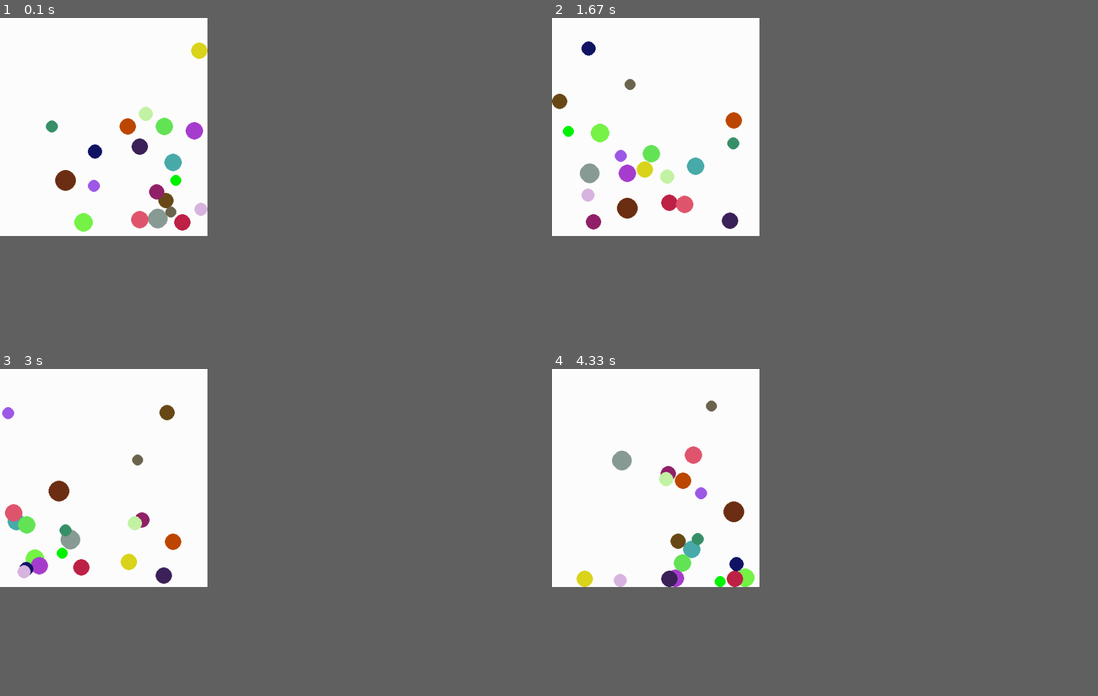
Above: before the commit, frames 1-4 (two rows, left to right).
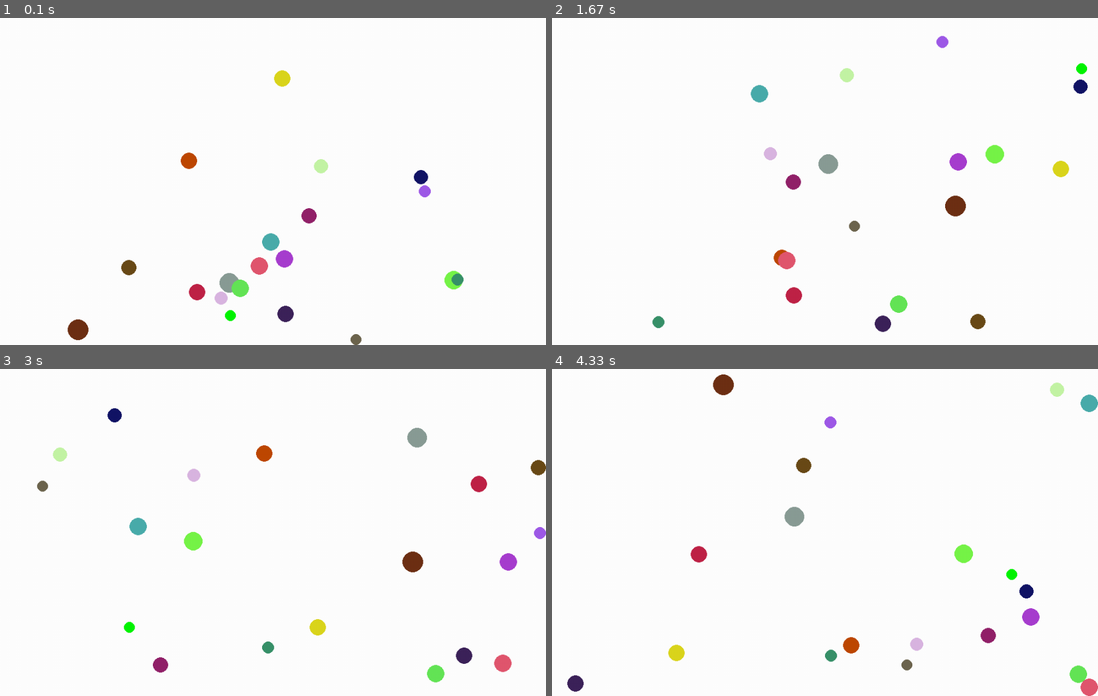
Above: after the commit, the same moments.

Repository: LePhilippeDucTai/physics_ball
Game: pygame game, started from main.py
Two runs of this game, one before a commit and one after it. Both use one fixed random seed, a clock stepped at 60 frames per second and the inputs below.
Inputs:
- Up to frame 1 (0.1 s): no input
- Up to frame 2 (1.67 s): no input
- Up to frame 3 (3 s): no input
- Up to frame 4 (4.33 s): no input
In our replay, the window is 342x360 before the commit and 900x540 after it. These sizes can differ from the game's own. Grey fills any space a smaller window leaves; there, only what the larger window draws over its background counts as a difference.

The runs differ from the first frame. In frame 1, 4.4% of the frame differs, in the area x 8-85%, y 7-100%; in frame 2, 4.5%, in the area x 0-99%, y 5-97%; in frame 3, 4.2%; in frame 4, 4.3%.

Commit message:
Moved the balls generator into ball.py.

Diff:
--- a/ball.py
+++ b/ball.py
@@ -45,3 +45,6 @@
     radius = gen.integers(10, 20)
     bounciness = gen.uniform(0.7, 0.95)
     return Ball(position, velocity, acceleration, radius, color, bounciness)
+
+def balls_generator(window, gravity, n_balls):
+    return [ball_generator(window, gravity) for _ in range(n_balls)]
--- a/main.py
+++ b/main.py
@@ -1,20 +1,18 @@
 import sys, pygame
-import numpy as np
 import time
 from pygame_screen import RectangleScreen, BallRenderer
-from ball import ball_generator
+from ball import balls_generator
 
-from dataclasses import dataclass
 
 def main():
 
-    window = RectangleScreen(400, 380)
+    window = RectangleScreen(600, 1000)
     screen = window.make()
     ball_renderer = BallRenderer(screen)
     dt = 0.1
     n_balls = 20
-    balls = [ball_generator(window, 20) for _ in range(n_balls)]
-
+    gravity = 30
+    balls = balls_generator(window, gravity, n_balls)
     while True:
         for event in pygame.event.get():
             if event.type == pygame.QUIT:
@@ -26,7 +24,7 @@
             ball_renderer.display(ball)
 
         pygame.display.flip()
-        time.sleep(0.01)
+        time.sleep(0.02)
 
 
 if __name__ == "__main__":
